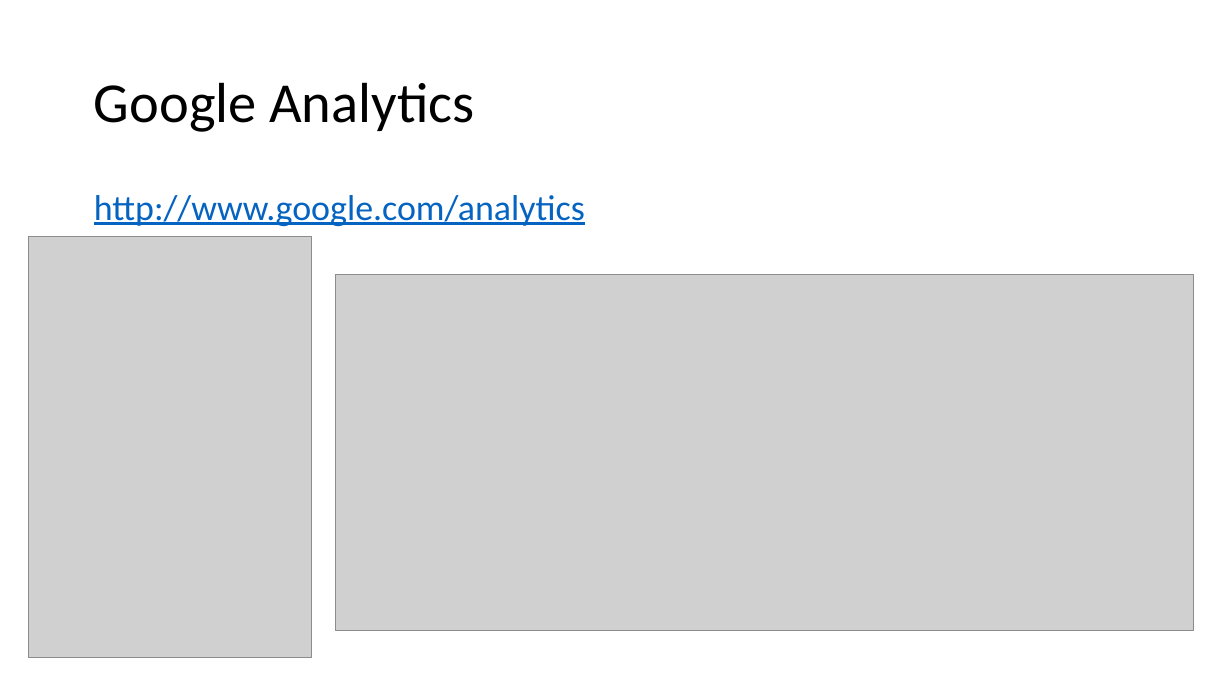
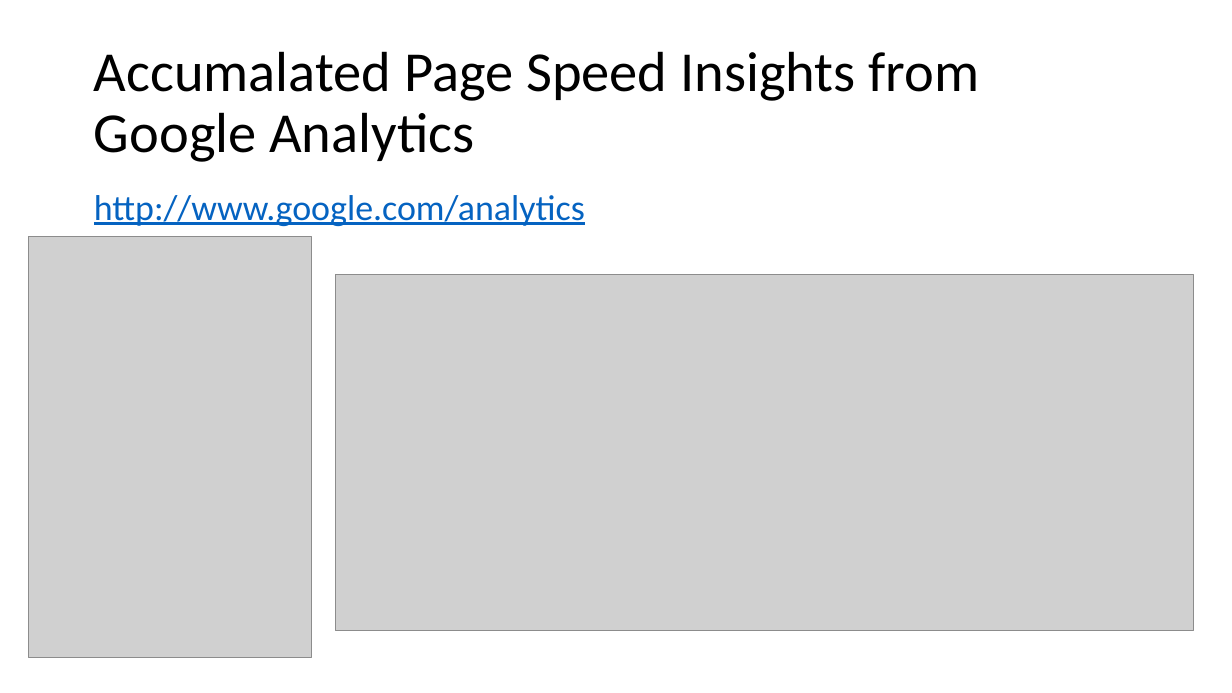
Before and after one commit to GTC-JS/ExtraPresentations, a slide deck: slide 18 of Web Optimization.pptx. Drawn at 1232x693 pixels with LibreOffice and Linux fonts; fonts in the diff are those of the drawing; grey boxes stand for pictures. Boxes give left, top, right and bottom in pixels: in the first picture for what was removed or moved away, otherwise in the second. Text is boxed around its words. In the diff, an @@ line names an element or a change of style, - is before the commit and + after.

```diff
--- a/Web Optimization.pptx
+++ b/Web Optimization.pptx
@@ title at box(94, 51, 980, 162): text changed @@
-Google Analytics
+Accumalated Page Speed Insights from Google Analytics
```
Also in this commit, not shown: 2 other slides changed, 1 slide added.
